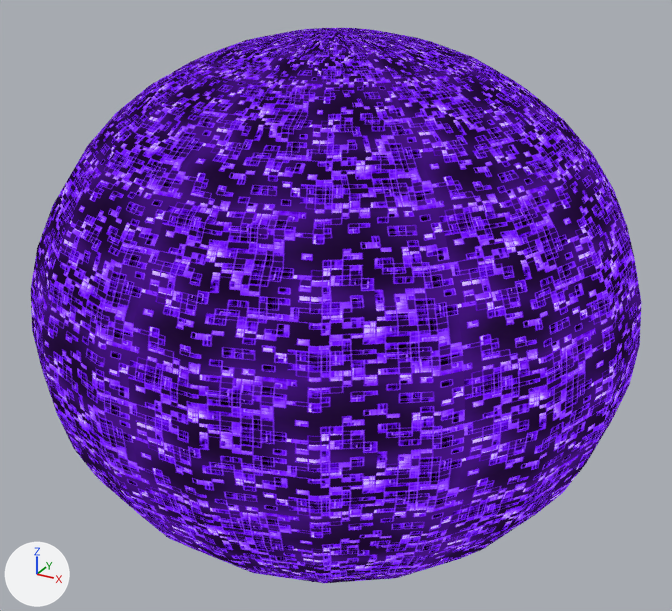
The glTF model app/src/main/assets/Arena/Colosseum/Colosseum.glb as it was, and as the next commit left it.
One viewpoint serves both versions: a camera (50 mm lens) standing at (116.8, -206.0, 102.0) and looking at (2.7, 1.5, -1.7). The lights are fixed; the arrows at lower left show +X, +Y and +Z. The first picture is the older version.

The scene before the commit, as lines of its bpy script (objects in view):
```python
mat_sphere001 = bpy.data.materials.new('Sphere001')
mat_sphere001.use_nodes = True; mat_sphere001.node_tree.nodes.clear()
_N = mat_sphere001.node_tree.nodes; _L = mat_sphere001.node_tree.links
n0 = _N.new('ShaderNodeEmission'); n0.name = 'Emission'
n1 = _N.new('ShaderNodeLightPath'); n1.name = 'Light Path'
n2 = _N.new('ShaderNodeBsdfTransparent'); n2.name = 'Transparent BSDF'
n3 = _N.new('ShaderNodeMixShader'); n3.name = 'Mix Shader'
n4 = _N.new('ShaderNodeOutputMaterial'); n4.name = 'Material Output'
n5 = _N.new('ShaderNodeTexImage'); n5.name = 'Image Texture'
n5.image = img_battle_stadium_sphere_purple
_L.new(n1.outputs[0], n3.inputs[0])  # 'Is Camera Ray' to 'Factor'
_L.new(n2.outputs[0], n3.inputs[1])  # 'BSDF' to 'Shader'
_L.new(n0.outputs[0], n3.inputs[2])  # 'Emission' to 'Shader'
_L.new(n3.outputs[0], n4.inputs[0])  # 'Shader' to 'Surface'
_L.new(n5.outputs[0], n0.inputs[0])  # 'Color' to 'Color'
me_sphere001 = bpy.data.meshes.new('Sphere001')
me_sphere001.from_pydata(...)  # a UV sphere (20 segments, 20 rings, poles along z) spanning x -78.0..82.0, y -78.0..82.0, z -72.0..72.0
me_sphere001.materials.append(mat_sphere001)
ob_sphere001 = bpy.data.objects.new('Sphere001', me_sphere001)
ob_sphere001.location = (0.0, 0.0, 0.0)
```
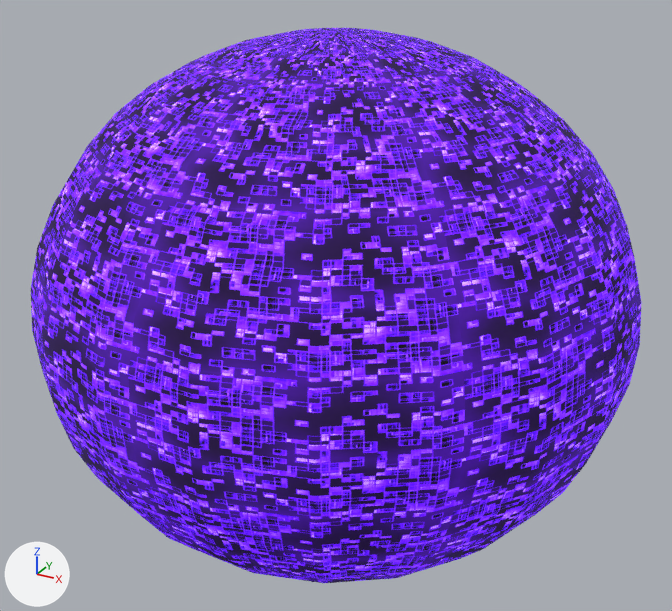
What differs and where, as boxes (x1, y1, x2, y2) in the pictures (672 x 611 px):
'Sphere001', surface changed: (31, 28, 641, 583) in both

Diff of the bpy script that builds the scene:
```diff
--- a/app/src/main/assets/Arena/Colosseum/Colosseum.glb.py
+++ b/app/src/main/assets/Arena/Colosseum/Colosseum.glb.py
@@ mat_sphere001 @@
 mat_sphere001 = bpy.data.materials.new('Sphere001')
-# nodes: BsdfTransparent, Emission, LightPath, MixShader, OutputMaterial, TexImage
+# nodes: BsdfPrincipled, Mix, OutputMaterial, TexImage x2
+# colours: purple #bc6fff
 # uses the picture img_battle_stadium_sphere_purple
```
